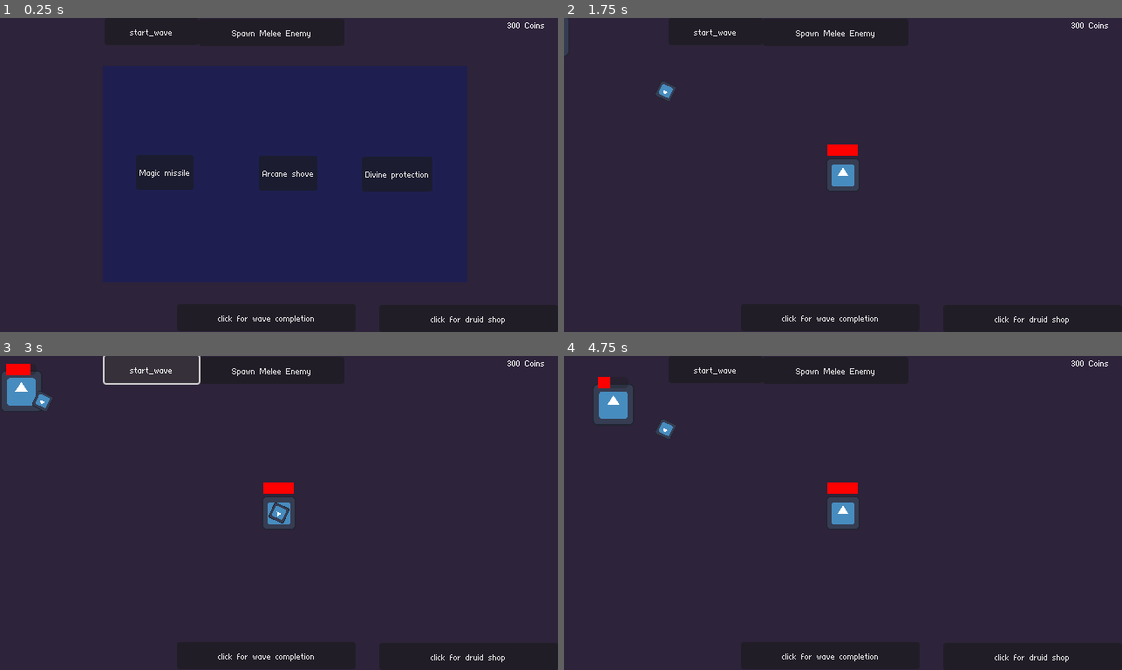
Above: before the commit, frames 1-4 (two rows, left to right).
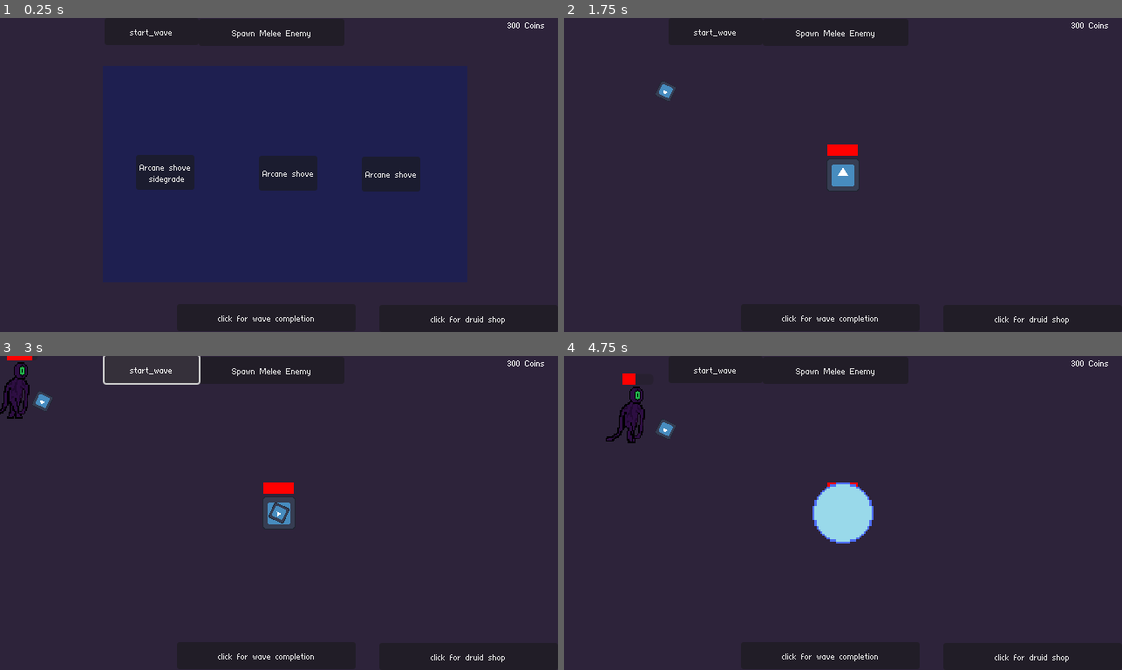
Above: after the commit, the same moments.

Repository: TobiasTV49/Informatica-Eindopdracht
Game: Godot game, scene res://Functionality/Scenes/main.tscn
Same seed, same stepped clock (60 frames per second), same inputs: the game is played once before the commit and once after it. The engine's default icon, where the game draws it, is replaced by a stand-in: a white triangle on a blue panel in a dark square.
Inputs:
- Up to frame 1 (0.25 s): no input
- Up to frame 2 (1.75 s): click "Spawn Melee Enemy" at 0.5 s; click "Arcane shove" at 1.25 s
- Up to frame 3 (3 s): click "start_wave" at 2 s; click "start_wave" at 2.75 s
- Up to frame 4 (4.75 s): click "click for wave completion" at 3.5 s; click "Arcane shove" at 4.25 s

The runs differ from the first frame. In frame 1, 0.5% of the frame differs, in the area x 25-78%, y 44-56%; in frame 2, less than 0.1%; in frame 3, 1.0%; in frame 4, 2.9%, in the area x 5-56%, y 5-60%.

Commit message:
Arcane shove WIP

Diff:
--- /dev/null
+++ b/Functionality/Scenes/arcane_shove.tscn
@@ -0,0 +1,20 @@
+[gd_scene load_steps=4 format=3 uid="uid://bbde0hfpv4f5r"]
+
+[ext_resource type="Script" path="res://Functionality/Scripts/arcane_shove.gd" id="1_jhxc0"]
+[ext_resource type="Texture2D" uid="uid://25208j4vr6r" path="res://Assets/TEMP-arcane_shove.png" id="1_piqaq"]
+
+[sub_resource type="CircleShape2D" id="CircleShape2D_j2lq2"]
+radius = 15.0333
+
+[node name="arcane_shove" type="Area2D"]
+scale = Vector2(1.5, 1.5)
+script = ExtResource("1_jhxc0")
+
+[node name="CollisionShape2D" type="CollisionShape2D" parent="."]
+shape = SubResource("CircleShape2D_j2lq2")
+
+[node name="Sprite2D" type="Sprite2D" parent="."]
+modulate = Color(1, 1, 1, 0.568627)
+texture = ExtResource("1_piqaq")
+
+[connection signal="body_entered" from="." to="." method="_on_body_entered"]
--- a/Functionality/Scenes/ranged_enemy.tscn
+++ b/Functionality/Scenes/ranged_enemy.tscn
@@ -7,14 +7,14 @@
 script/source = "extends CharacterBody2D
 
 var attacking
-const SPEED = 25
+var SPEED = 25
 var damage = 10
 var health = 50
 @onready var player = get_tree().get_nodes_in_group(\"Player\")[0]
 var bullet_load = preload(\"res://Functionality/Scenes/enemy_bullet.tscn\")
 
 func _ready() -> void:
-	attacking = false
+	$ProgressBar.max_value = health
 
 func _physics_process(delta: float) -> void:
 	$ProgressBar.value = health
@@ -27,8 +27,6 @@
 
 		if attacking == false:
 			velocity = (player.position - position).normalized() * SPEED
-		else:
-			velocity = Vector2(0, 0)
 
 	move_and_slide()
 
@@ -36,6 +34,7 @@
 func _on_attack_range_body_entered(body: Node2D) -> void:
 	if body.name == \"Player\":
 		attacking = true
+		velocity = Vector2(0, 0)
 		$Attacktimer.start()
 
 func _on_attack_range_body_exited(body: Node2D) -> void:
--- a/Functionality/Scripts/Global.gd
+++ b/Functionality/Scripts/Global.gd
@@ -14,3 +14,8 @@
 signal shoot
 signal enemy_shoot
 signal enemy_killed()
+
+func get_index_from_name(name, dictionary):
+	for i in range(dictionary.size()):
+		if dictionary[i]["Name"] == name:
+			return i
--- /dev/null
+++ b/Functionality/Scripts/arcane_shove.gd
@@ -0,0 +1,23 @@
+extends Area2D
+var player
+var knockback = -200
+
+# Called when the node enters the scene tree for the first time.
+func _ready() -> void:
+	player = get_parent()
+
+
+# Called every frame. 'delta' is the elapsed time since the previous frame.
+func _process(delta: float) -> void:
+	pass
+
+
+func _on_body_entered(body: Node2D) -> void:
+	if body.is_in_group("enemies"):
+		var temp_s = body.SPEED
+		var temp_a = body.attacking
+		body.SPEED = knockback
+		body.attacking = false
+		await get_tree().create_timer(0.5).timeout
+		body.SPEED = temp_s
+		body.attacking = temp_a
--- a/Functionality/Scripts/main.gd
+++ b/Functionality/Scripts/main.gd
@@ -61,7 +61,7 @@
 func _on_button_pressed() -> void:
 	var melee_enemy = MELEE_ENEMY.instantiate()
 	var ranged_enemy = RANGED_ENEMY.instantiate()
-	$Enemies.add_child(ranged_enemy)
+	$Enemies.add_child(melee_enemy)
 
 func enemy_killed():
 	if get_node("Enemies").get_child_count() < 1:
--- a/Functionality/Scripts/melee_enemy.gd
+++ b/Functionality/Scripts/melee_enemy.gd
@@ -1,7 +1,7 @@
 extends CharacterBody2D
 
 var attacking
-const SPEED = 25
+var SPEED = 25
 var damage = 10
 var health = 50
 @onready var player = get_tree().get_nodes_in_group("Player")[0]
@@ -18,10 +18,7 @@
 		else:
 			$enemy_sprite.flip_h = true
 
-		if attacking == false:
-			velocity = (player.position - position).normalized() * SPEED
-		else:
-			velocity = Vector2(0, 0)
+		velocity = (player.position - position).normalized() * SPEED
 
 	move_and_slide()
 
@@ -29,6 +26,7 @@
 func _on_attack_range_body_entered(body: Node2D) -> void:
 	if body.name == "Player":
 		attacking = true
+		#velocity = Vector2(0, 0)
 		$Attacktimer.start()
 
 func _on_attack_range_body_exited(body: Node2D) -> void:
--- a/Functionality/Scripts/player.gd
+++ b/Functionality/Scripts/player.gd
@@ -2,9 +2,12 @@
 
 @export var speed = 50
 var bullet_load = preload("res://Functionality/Scenes/bullet.tscn")
+var arcane_shove_load = preload("res://Functionality/Scenes/arcane_shove.tscn")
+var spell_list: Array
 
 func _ready():
 	$AttackTimer.start()
+	Global.PlayerSpells.append([2, 0, 0])
 
 func get_input(): #Pulls input directions and sets the velocity using them.
 	var input_direction = Input.get_vector("left", "right", "up", "down")
@@ -15,6 +18,16 @@
 		self.queue_free()
 	get_input() #I wonder what this could do, i really have no clue.
 	$ProgressBar.value = Global.player_health
+
+	for i in Global.PlayerSpells.size():
+		var index = Global.PlayerSpells[i][0]
+		if spell_list.has(GameData.Spells[index]["Name"]) == false:
+			spell_list.append(GameData.Spells[index]["Name"])
+
+	if spell_list.has("Arcane shove"):
+		var cooldown = 3
+		await get_tree().create_timer(cooldown).timeout
+		arcane_shove(1)
 
 	move_and_slide() #Special function for characterbody2D that makes it schmove.
 
@@ -37,3 +50,9 @@
 		Global.player_health -= 10
 		if Global.player_health < 1:
 			self.queue_free()
+
+func arcane_shove(lenght: float):
+	var arcane_shove = arcane_shove_load.instantiate()
+	add_child(arcane_shove)
+	await get_tree().create_timer(lenght).timeout
+	arcane_shove.queue_free()
Binary file added: Assets/TEMP-arcane_shove.png
Not shown, added: Assets/TEMP-arcane_shove.png.import
